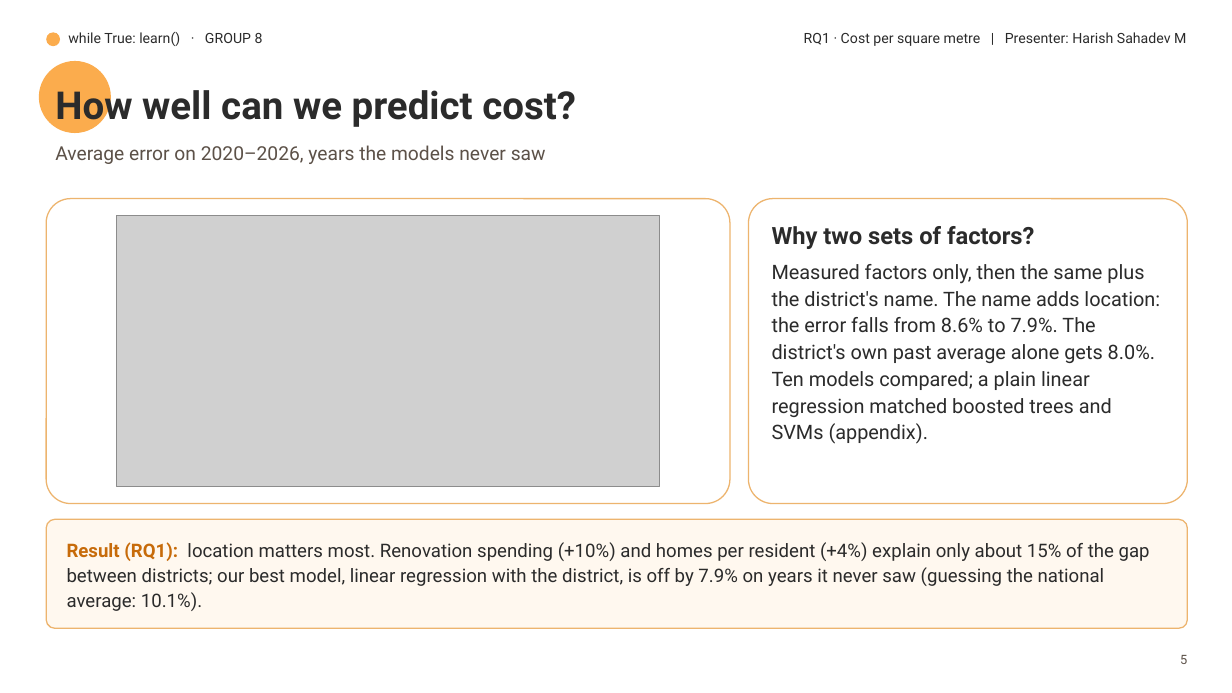
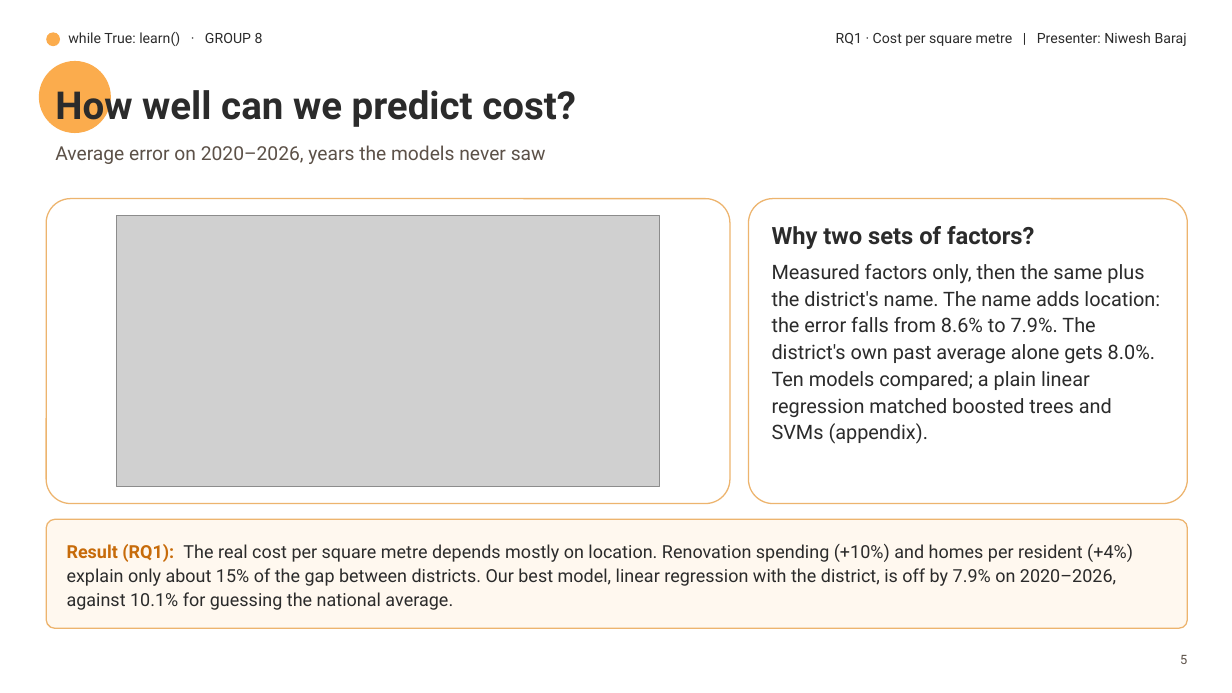
Before and after one commit to harishsahadev/while-True-Learn, a slide deck: slide 6 of building-consents/communication/slides/slides.pptx. Drawn at 1232x693 pixels with LibreOffice and Linux fonts; fonts in the diff are those of the drawing; grey boxes stand for pictures; background and template pictures are left out. Boxes give left, top, right and bottom in pixels: in the first picture for what was removed or moved away, otherwise in the second. Text is boxed around its words. In the diff, an @@ line names an element or a change of style, - is before the commit and + after.

```diff
--- a/building-consents/communication/slides/slides.pptx
+++ b/building-consents/communication/slides/slides.pptx
@@ text at (x1=836, y1=32, x2=1187, y2=46): text changed @@
-RQ1 · Cost per square metre | Presenter: Harish Sahadev M
+RQ1 · Cost per square metre | Presenter: Niwesh Baraj
@@ text at (x1=67, y1=544, x2=1133, y2=610): text changed; size 14.5 to 14 pt @@
-Result (RQ1): location matters most. Renovation spending (+10%) and homes per resident (+4%) explain only about 15% of the gap between districts; our best model, linear regression with the district, is off by 7.9% on years it never saw (guessing the national average: 10.1%).
+Result (RQ1): The real cost per square metre depends mostly on location. Renovation spending (+10%) and homes per resident (+4%) explain only about 15% of the gap between districts. Our best model, linear regression with the district, is off by 7.9% on 2020–2026, against 10.1% for guessing the national average.
```
Also in this commit, not shown: 10 other slides changed, 9 other files.
